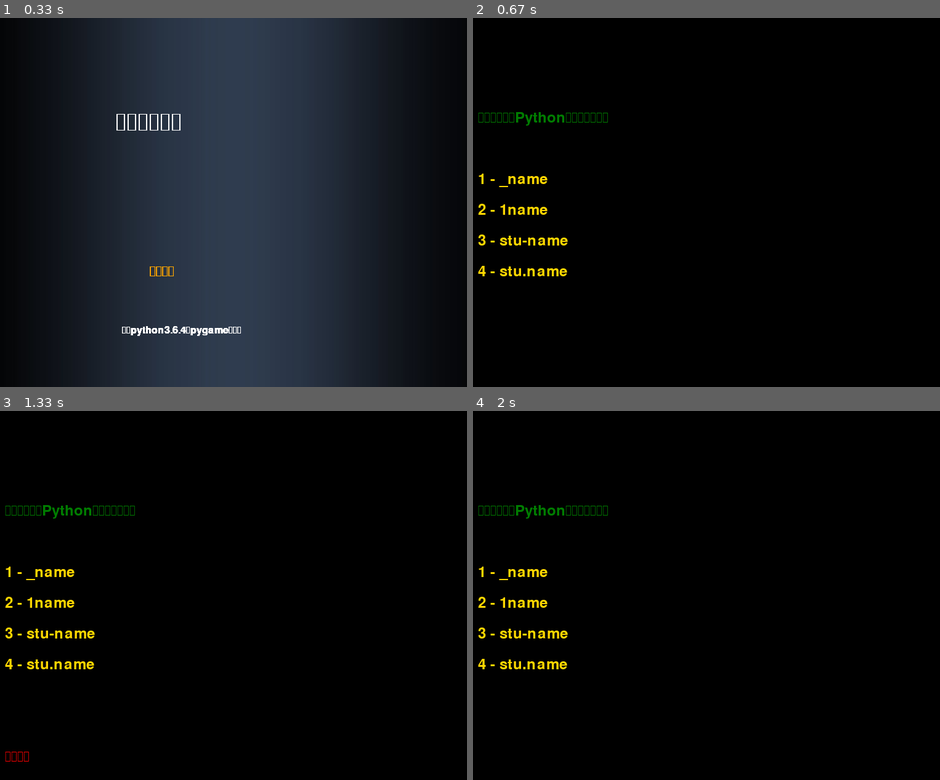
Above: before the commit, frames 1-4 (two rows, left to right).
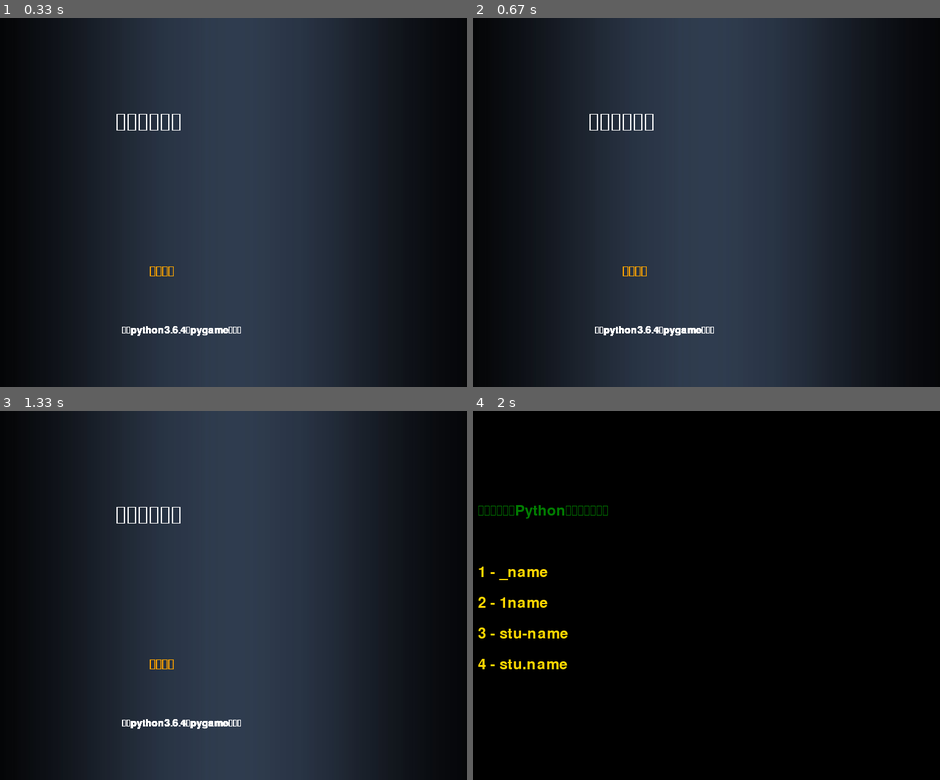
Above: after the commit, the same moments.

Repository: seancheng33/somethink_for_myself
Game: pygame game, started from game/答题游戏/answer.py
Two runs of this game, one before a commit and one after it. Both use one fixed random seed, a clock stepped at 60 frames per second and the inputs below.
Inputs (mouse positions are in pixels of both pictures, inside the frame that each line leads up to):
- Up to frame 1 (0.33 s): no input
- Up to frame 2 (0.67 s): press the mouse at (510, 165) at 0.37 s; move the mouse to (557, 228) at 0.47 s; release the mouse at (608, 291) at 0.6 s
- Up to frame 3 (1.33 s): hold 4 0.67-1.2 s; move the mouse to (172, 551) at 0.7 s; hold Backspace from 1.23 s (still down)
- Up to frame 4 (2 s): release Backspace at 1.77 s; press the mouse at (636, 665) at 1.83 s; move the mouse to (683, 654) at 1.93 s

Frame 1 is identical in both runs. In frame 2, 77% of the frame differs, in the area x 1-88%, y 0-100%; in frame 3, 77%; in frame 4, nothing differs.

Commit message:
答题游戏添加鼠标事件

Diff:
--- a/game/答题游戏/answer.py
+++ b/game/答题游戏/answer.py
@@ -48,17 +48,17 @@
                     # 按下开始键开始游戏
                     load_game(0)
                     return
-            elif event.type == MOUSEBUTTONDOWN:
-                x, y = pygame.mouse.get_pos()
-                if 285 < x < 285 + tips_rect.right and 400 < y < 400 + tips_rect.bottom:
-                    load_game(0)
-                return
 
         x, y = pygame.mouse.get_pos()
 
         if 285 < x < 285 + tips_rect.right and 400 < y < 400 + tips_rect.bottom:
             tips_image = globalFont.render(start_text, True, color_dict['red'])
             SUBFACE.blit(tips_image, (285, 400))
+            pressed_array = pygame.mouse.get_pressed()
+            for event in pressed_array:
+                if event == 1 : # 1为鼠标左键点击事件
+                    load_game(0)
+                    return
 
         pygame.display.update()
         pygame.time.Clock().tick(30)
@@ -185,6 +185,8 @@
             else:
                 corrent += 1
             load_game(corrent)
+        elif result == '':
+            pass
 
         pygame.display.update()
         pygame.time.Clock().tick(30)
